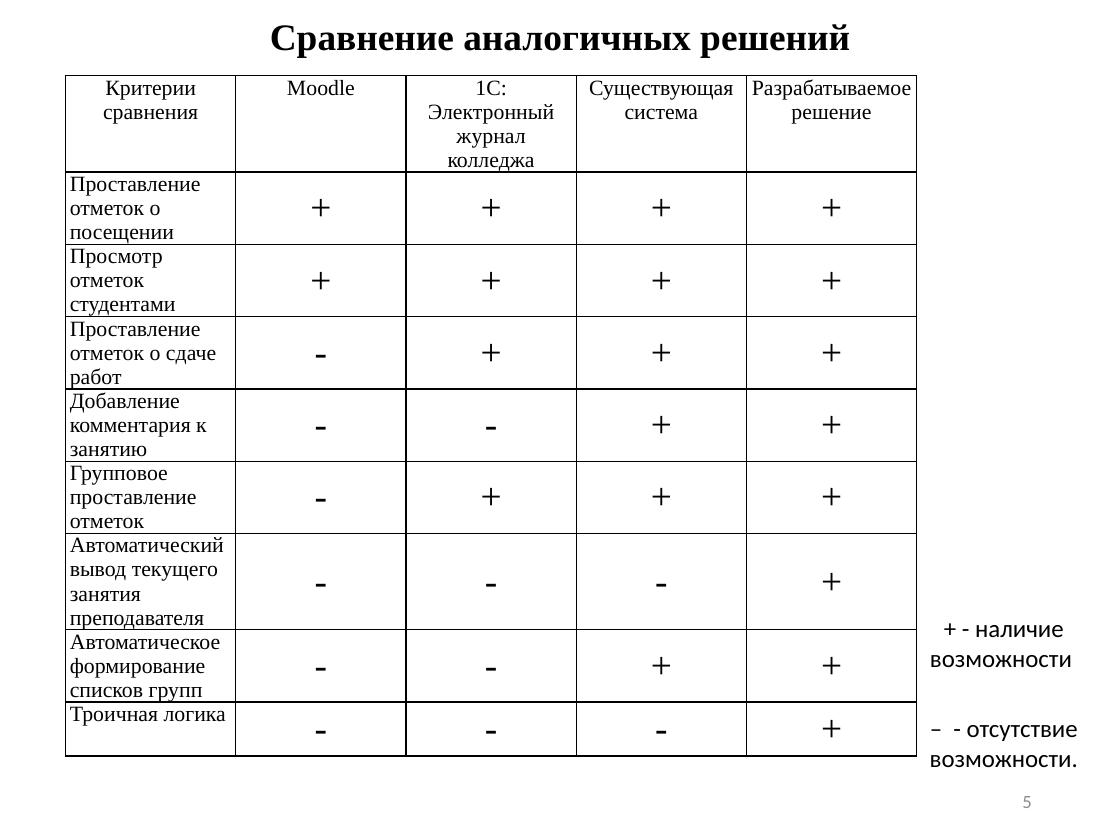
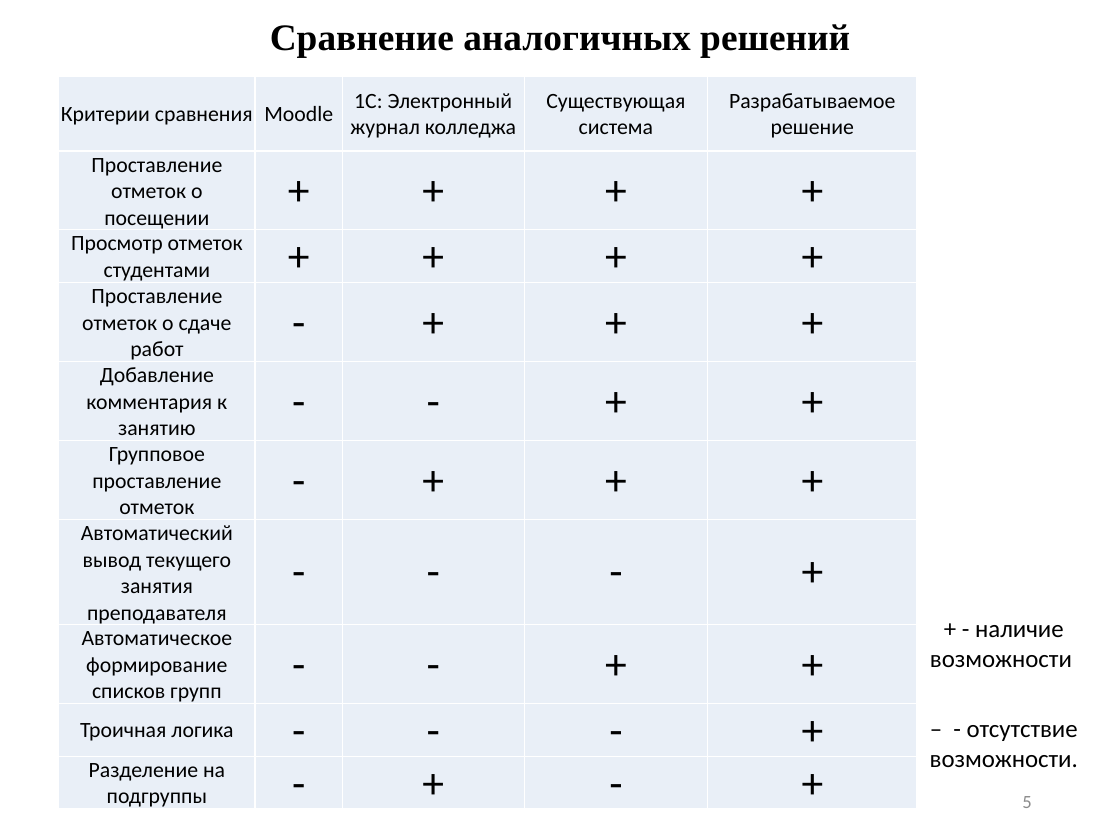
Before and after one commit to kuskas112/Labs, a slide deck: slide 5 of ВКР/ВКР_Василения_21ПГ.pptx. Drawn at 1120x840 pixels with LibreOffice and Linux fonts; fonts in the diff are those of the drawing. Boxes give left, top, right and bottom in pixels: in the first picture for what was removed or moved away, otherwise in the second. Text is boxed around its words. In the diff, an @@ line names an element or a change of style, - is before the commit and + after.

```diff
--- a/ВКР/ВКР_Василения_21ПГ.pptx
+++ b/ВКР/ВКР_Василения_21ПГ.pptx
@@ table at (58, 76, 916, 811) @@
+row 10: Разделение на подгруппы | - | + | - | +
@@ table: place and size @@
-table at (66, 76, 917, 810)
+table at (58, 76, 916, 811)
```
Also in this commit, not shown: 2 other files.
